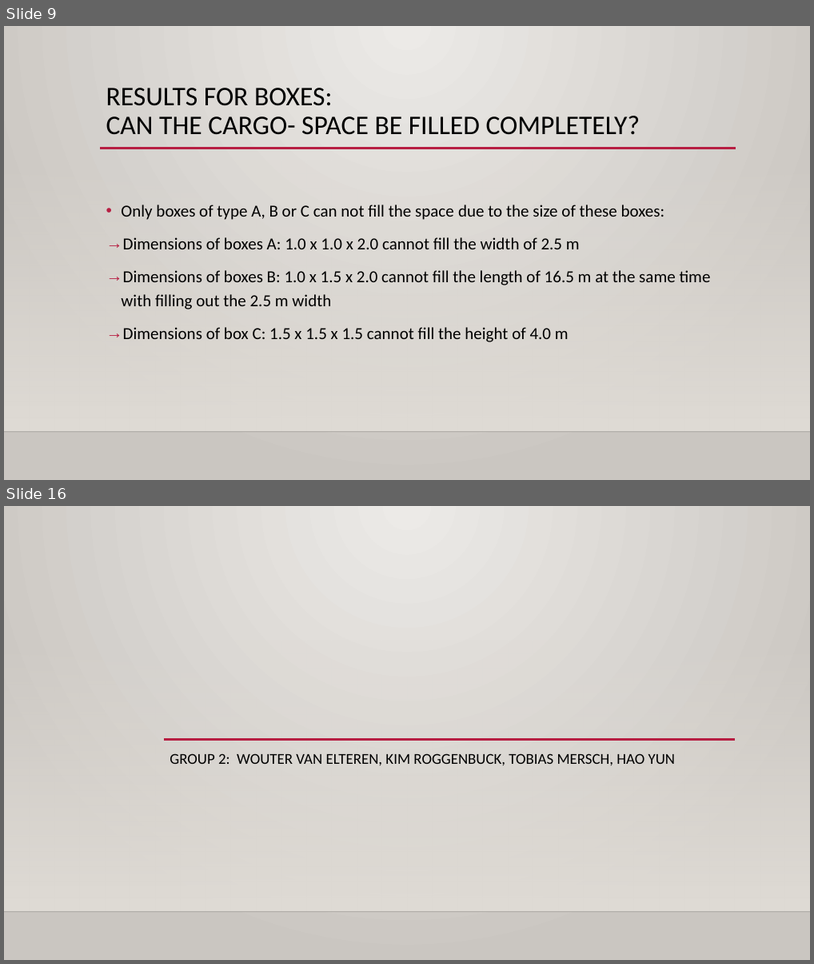
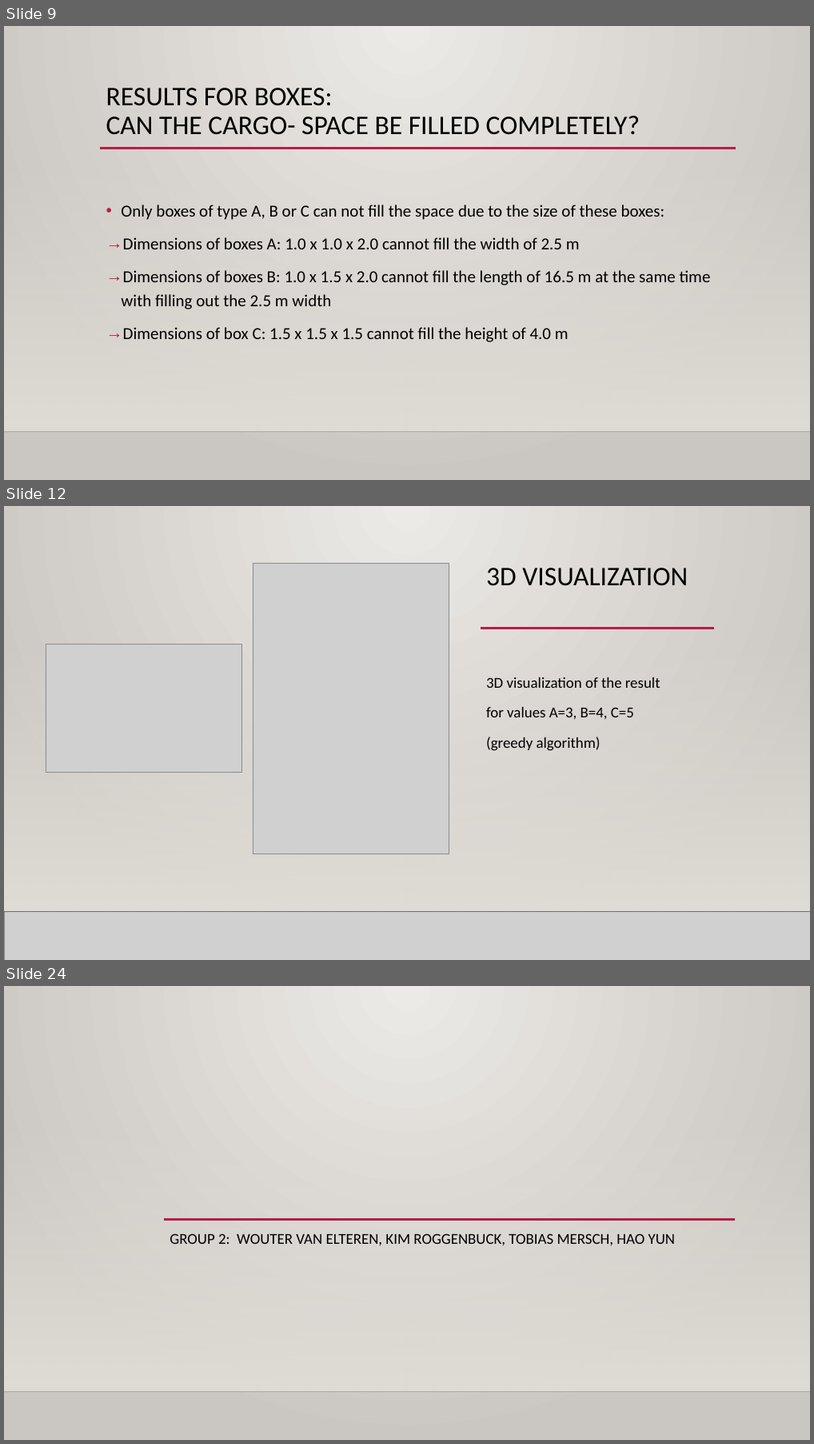
Before and after one commit to 31l3311/Pentominoes, a slide deck: project 3.pptx. Shown one above the other, each under a label of ours: slides 9 and 16 before the commit, slides 9, 12 and 24 after it; the slides between them are not shown. The pictures are 814x964 and 814x1444 pixels, drawn with LibreOffice and Linux fonts; fonts in the diff are those of the drawing; grey boxes stand for pictures; background and template pictures are left out. Boxes give left, top, right and bottom in pixels: in the first picture for what was removed or moved away, otherwise in the second. Text is boxed around its words. In the diff, an @@ line names an element or a change of style, - is before the commit and + after.

```diff
--- a/project 3.pptx
+++ b/project 3.pptx
@@ slide 12 added at (4, 506, 810, 960), background gradient #ECEAE7 to #CAC7C1; not listed: 2 template elements that a slide beside it also shows @@
@@ rectangle added at (4, 506, 810, 960), fill gradient #ECEAE7 to #CAC7C1 @@
@@ rectangle added at (499, 538, 769, 879), fill gradient #000001 to #191919 @@
@@ picture added at (253, 563, 449, 853) @@
@@ title added at (486, 568, 688, 586), 32 pt, text #000000 @@
+3D VISUALIZATION
@@ rectangle added at (519, 560, 747, 855), fill gradient #DADADA to #FFFFFE, outline #191919 4 pt @@
@@ rectangle added at (4, 640, 810, 912), fill gradient #DFDBD5 @@
@@ rectangle added at (4, 640, 810, 912), fill gradient #DFDBD5 @@
@@ picture added at (46, 644, 242, 772) @@
@@ line added from (100, 628) to (736, 628), #B71E42 2.5 pt @@
@@ line added from (481, 628) to (715, 628), #B71E42 2.5 pt @@
@@ text added at (486, 677, 661, 751), 18 pt, text #000000 @@
+3D visualization of the result
+for values A=3, B=4, C=5
+(greedy algorithm)
@@ line added from (99, 714) to (466, 714), #B71E42 2.5 pt @@
@@ line added from (4, 912) to (810, 912), #000001 1 pt @@
@@ picture added at (4, 912, 810, 960) @@
@@ line added from (4, 912) to (810, 912), #000001 1 pt @@
@@ what was slide 16 is now slide 24 @@
```
Also in this commit, not shown: 8 slides changed, 9 other slides added, 2 slides removed.
